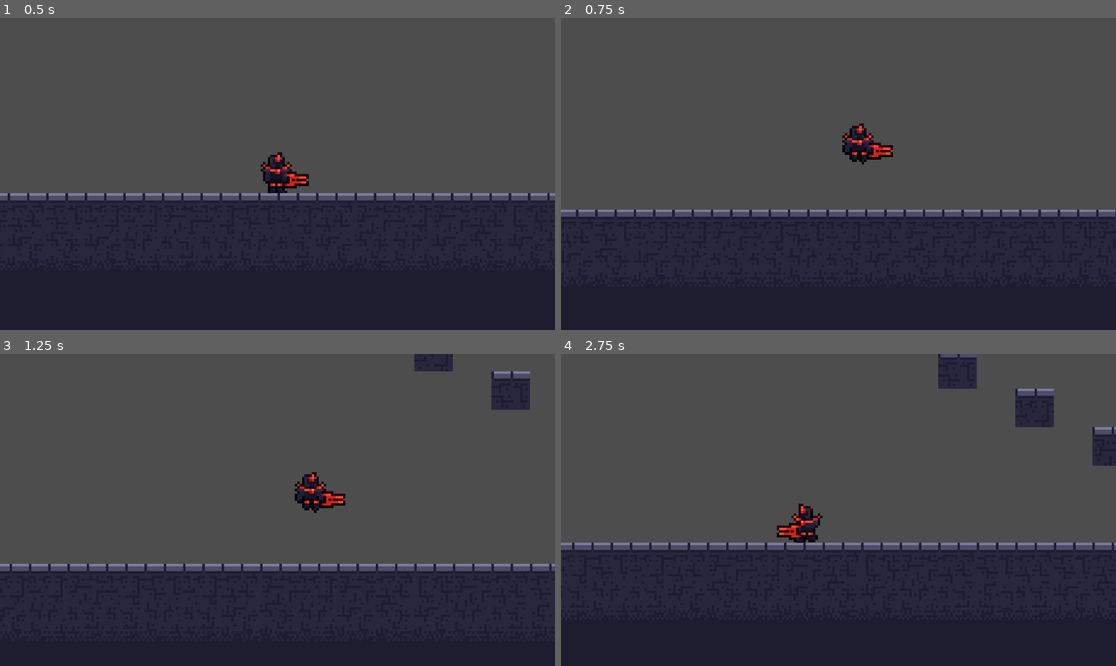
Above: before the commit, frames 1-4 (two rows, left to right).
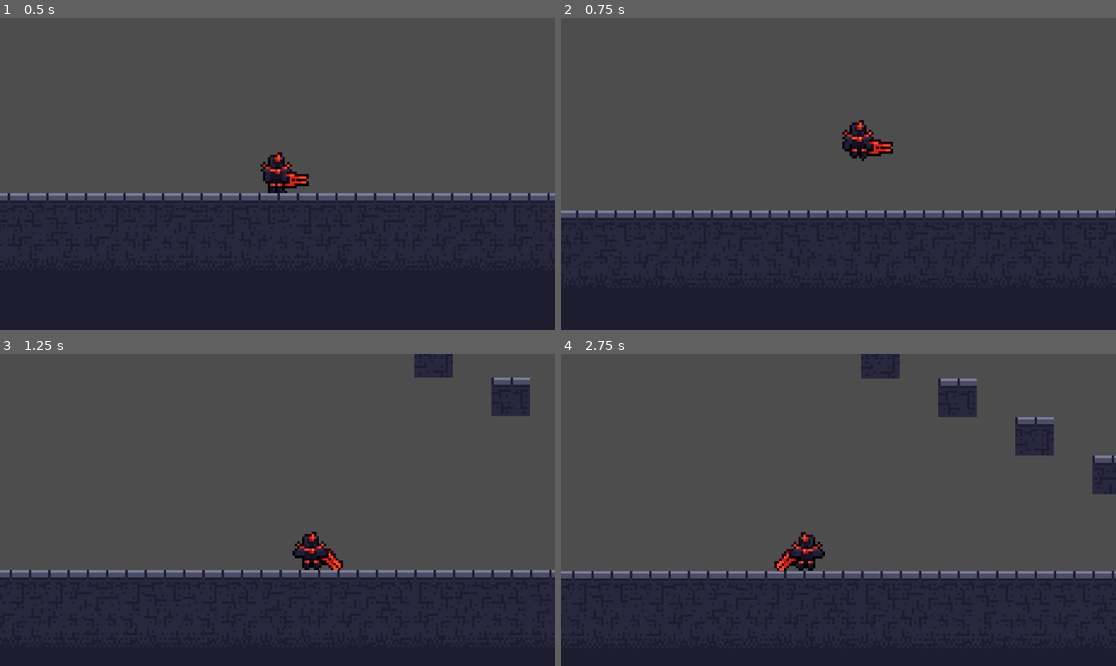
Above: after the commit, the same moments.

Repository: HouseMouse2610/delta-tower-repository
Game: Godot game, scene res://Scenes/node_2d.tscn
Same seed, same stepped clock (60 frames per second), same inputs: the game is played once before the commit and once after it.
Inputs:
- Up to frame 1 (0.5 s): no input
- Up to frame 2 (0.75 s): hold D (Right) from 0.53 s (still down); tap Space (Jump) at 0.6 s
- Up to frame 3 (1.25 s): keep holding D (Right); tap Space (Jump) at 0.77, 1.07 s
- Up to frame 4 (2.75 s): tap Space (Jump) at 1.35, 1.52, 1.82, 2.1 s; release D (Right) at 2.03 s; hold A (Left) from 2.03 s (still down)

Frame 1 is identical in both runs. In frame 2, 1.6% of the frame differs, in the area x 0-100%, y 32-65%; in frame 3, 5.8%; in frame 4, 16%, in the area x 0-100%, y 0-72%.

Commit message:
Mudei um pouco o Código do player

Diff:
--- a/Scripts/character_body_2d.gd
+++ b/Scripts/character_body_2d.gd
@@ -6,16 +6,16 @@
 @export var SPEED : float = 80.0
 @export var ACCELERATION : float = 1000.0
 @export var FRICTION : float = 1200.0
-@export var GRAVITY : int = 900
+@export var GRAVITY : int = 650
 @export var JUMP_FORCE : int = 200
-@export var HEAD_NUDGE_SPEED : float = 50.0 # Força do empurrão na quina
+@export var HEAD_NUDGE_SPEED : float = 50.0
 
 var was_on_floor : bool = false
 
 func _physics_process(delta):
 	var direction = Input.get_axis("Left", "Right")
 
-	# 1. Movimentação e Fricção (Já implementados, mantidos para fluidez)
+
 	if direction != 0:
 		velocity.x = move_toward(velocity.x, direction * SPEED, ACCELERATION * delta)
 		if is_on_floor(): $AnimatedSprite2D.play("Run")
@@ -23,34 +23,34 @@
 		velocity.x = move_toward(velocity.x, 0, FRICTION * delta)
 		if is_on_floor(): $AnimatedSprite2D.play("Idle")
 
-	# 2. Lógica de Direção
+
 	if direction != 0:
 		$AnimatedSprite2D.flip_h = (direction < 0)
 
-	# 3. Gravidade e Coyote Time
+
 	if not is_on_floor():
 		velocity.y += GRAVITY * delta
-		# Se ele acabou de sair do chão sem pular, inicia o Coyote Timer
+		#
 		if was_on_floor and velocity.y >= 0:
 			CoyoteTimer.start()
 
 		if velocity.y > 0:
 			$AnimatedSprite2D.play("Fall")
 
-	# 4. Jump Buffer (Registra o clique antes de tocar o chão)
+
 	if Input.is_action_just_pressed("Jump"):
 		JumpBufferTimer.start()
 
-	# 5. Execução do Pulo (Coyote + Buffer)
-	# Se apertou pulo recentemente (Buffer) E está no chão ou saiu dele agora (Coyote)
+
+
 	if JumpBufferTimer.time_left > 0 and (is_on_floor() or CoyoteTimer.time_left > 0):
 		velocity.y = -JUMP_FORCE
 		$AnimatedSprite2D.play("Jump")
 		JumpBufferTimer.stop()
 		CoyoteTimer.stop()
 
-	# 6. Head Nudge (Empurrão de cabeça)
-	# Se estiver subindo e bater no teto, tentamos deslizar o personagem
+
+
 	if is_on_ceiling() and velocity.y < 0:
 		handle_head_nudge()
 
@@ -58,8 +58,7 @@
 	move_and_slide()
 
 func handle_head_nudge():
-	# Raio de detecção para saber se a cabeça bateu só de um lado
+
 	var _query = PhysicsRayQueryParameters2D.create(global_position, global_position + Vector2(0 , -20))
-	# Lógica simplificada: Se bater no teto, movemos levemente em X para desviar da quina
-	# Para um Head Nudge perfeito, o ideal é usar Raycasts nas bordas da cabeça
+
 	pass
